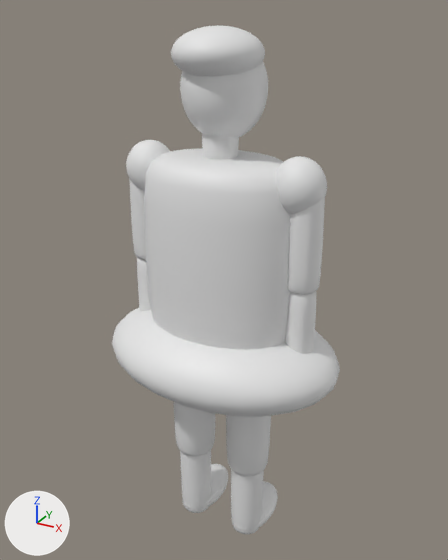
Before and after pictures for a commit that changed the glTF model assets/props/character-female-c.glb.
Rendered twice from a camera (50 mm lens) standing at (0.83, -1.488, 1.678) and looking at (-0.011, 0.041, 0.913). The axes (+X, +Y, +Z) are drawn at lower left. The lights are the same throughout. The picture after the commit comes second. Vertices at exactly the same position are counted once.

Names of what the first picture shows: 'body-mesh'.
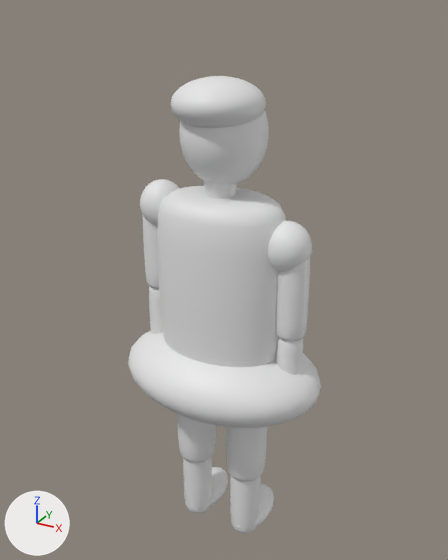
Pixel boxes (x1, y1, x2, y2) of what changed, in the pictures (448 x 560 px; the box of a moved part takes in the faces that stretch with it):
'body-mesh', reshaped, moved (15% narrower, 10% shorter)
    before: (112, 25, 340, 534)
    after: (128, 76, 321, 533)
'crowd-arm-r', added
    after: (268, 221, 312, 375)
'crowd-arm-l', added
    after: (140, 179, 179, 334)
part 1 of me_cylinder, moved or reshaped
    before: (231, 470, 264, 534)
    after: (177, 414, 216, 463)
part 2 of me_cylinder, moved or reshaped
    before: (226, 415, 271, 476)
    after: (183, 457, 212, 513)
part 3 of me_cylinder, moved or reshaped
    before: (202, 133, 239, 160)
    after: (204, 181, 237, 198)
part 4 of me_cylinder, added
    after: (128, 331, 321, 428)
part 5 of me_cylinder, deleted
    before: (112, 25, 340, 530)
part 6 of me_cylinder, cut back
    before: (174, 402, 228, 513)
    after: (157, 76, 286, 367)

Diff of the bpy script that builds the scene:
```diff
--- a/assets/props/character-female-c.glb.py
+++ b/assets/props/character-female-c.glb.py
@@ me_cylinder @@
 # used by ob_body_mesh; location = (0.0, 0.0, 0.0)
-me_cylinder.from_pydata(...)  # 6734 vertices, 13392 faces; spans x -0.38..0.38, y -0.27..0.26, z 0.0..1.64
+me_cylinder.from_pydata(...)  # 4154 vertices, 8264 faces; spans x -0.53..0.12, y -0.23..0.23, z -1.08..0.43
+# me_cylinder part 1: the loose piece of 310 vertices spanning x 0.05..0.16, y -0.06..0.05, z 0.01..0.38 is scaled about its middle by (1.21, 1.21, 1.02), then moved by (-0.41, 0.0, -0.84)
+# me_cylinder part 2: the loose piece of 310 vertices spanning x 0.03..0.17, y -0.07..0.07, z 0.28..0.7 is scaled about its middle by (0.703, 0.703, 0.784), then moved by (-0.41, 0.0, -1.39)
+# me_cylinder part 3: the loose piece of 266 vertices spanning x -0.05..0.05, y -0.05..0.05, z 1.29..1.4 is moved by (-0.21, 0.0, -1.19)
+# me_cylinder part 4: a new loose piece of 362 vertices spanning x -0.53..0.12, y -0.23..0.23, z -0.59..-0.34
+# me_cylinder part 5: 13 loose pieces with 4966 vertices, spanning x -0.38..0.38, y -0.27..0.26, z 0.0..1.64, are deleted
+# me_cylinder part 6: 5 vertices moved within x -0.17..-0.07, y -0.05..0.08, z 0.09..0.38; 867 vertices removed from x -0.17..-0.03, y -0.07..0.19, z 0.0..0.7; 1747 vertices added at x -0.41..0.0, y -0.14..0.15, z -0.44..0.43
+# other edits to the shape of me_cylinder do not show in these pictures
@@ me_sphere_005 @@
+me_sphere_005.from_pydata(...)  # 1162 vertices, 2308 faces; spans x -0.068..0.068, y -0.071..0.071, z -0.574..0.064
@@ me_sphere_003 @@
+me_sphere_003.from_pydata(...)  # 1162 vertices, 2308 faces; spans x -0.476..-0.341, y -0.07..0.07, z -0.507..0.128
@@ ob_body_mesh @@
 ob_body_mesh = bpy.data.objects.new('body-mesh', me_cylinder)
-ob_body_mesh.location = (0.0, 0.0, 0.0)
+ob_body_mesh.location = (0.21, 0.003, 1.083)
@@ ob_crowd_arm_r @@
+ob_crowd_arm_r = bpy.data.objects.new('crowd-arm-r', me_sphere_005)
+ob_crowd_arm_r.location = (0.21, 0.003, 1.083)
@@ ob_crowd_arm_l @@
+ob_crowd_arm_l = bpy.data.objects.new('crowd-arm-l', me_sphere_003)
+ob_crowd_arm_l.location = (0.21, 0.003, 1.083)
```
